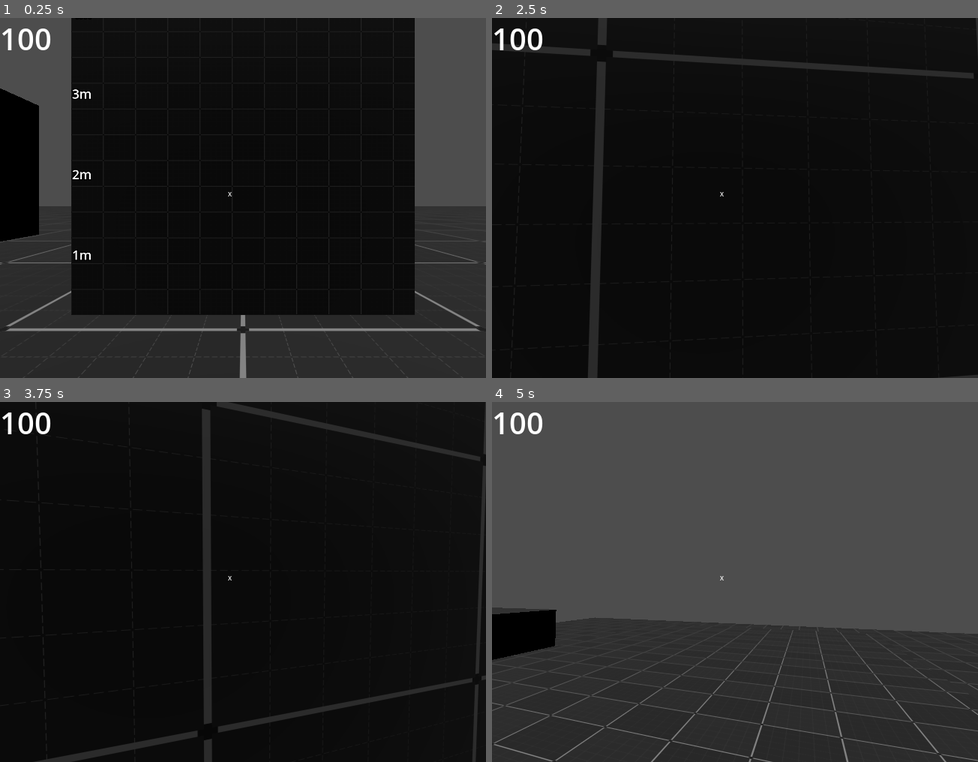
Above: before the commit, frames 1-4 (two rows, left to right).
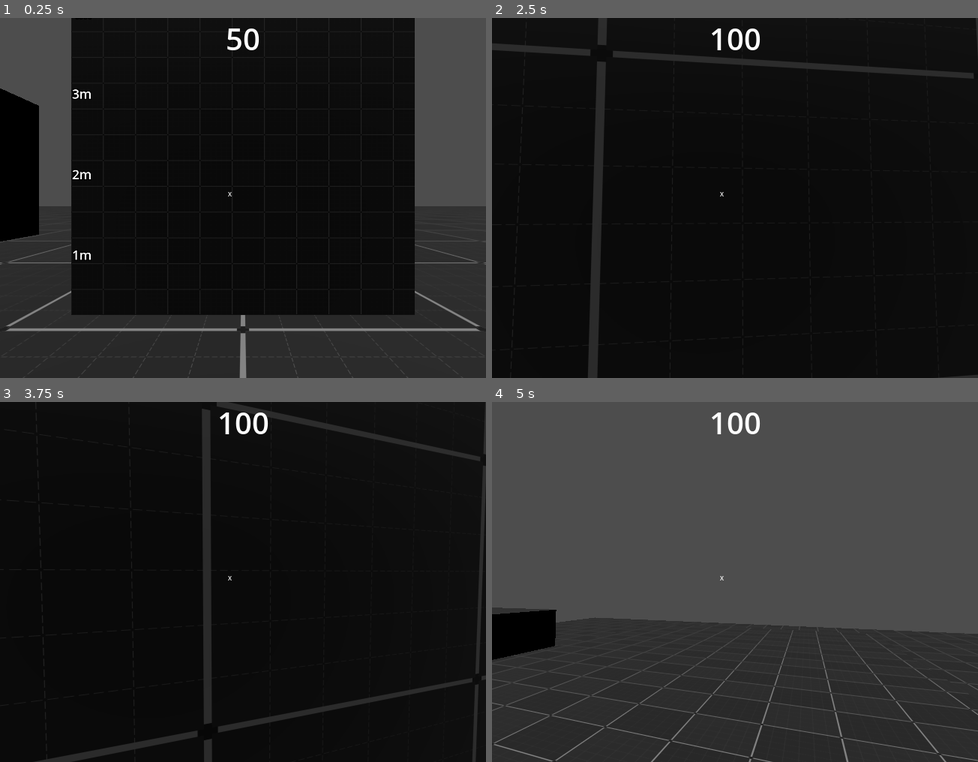
Above: after the commit, the same moments.

Repository: cdoss3/pirate-jam
Game: Godot game, scene res://testmap.tscn
Same seed, same stepped clock (60 frames per second), same inputs: the game is played once before the commit and once after it.
Inputs (mouse positions are in pixels of both pictures, inside the frame that each line leads up to):
- Up to frame 1 (0.25 s): no input
- Up to frame 2 (2.5 s): tap Enter at 0.5 s; move the mouse to (764, 198) at 0.52 s; hold W (walk_forwards) from 0.53 s (still down); tap P (test_input, bound only after the commit) at 0.6, 1.55, 2.3 s; tap Space (jump) at 0.77, 1.52 s; move the mouse to (710, 198) at 1.27 s; tap Shift (crouch) at 1.35 s; move the mouse to (744, 190) at 2.02 s; hold Ctrl (sprint) from 2.03 s (still down)
- Up to frame 3 (3.75 s): keep holding W (walk_forwards); move the mouse to (238, 589) at 2.77 s; release Ctrl (sprint) at 2.78 s; tap P (test_input, bound only after the commit) at 2.85, 3.6 s; tap Space (jump) at 3.02 s; move the mouse to (281, 585) at 3.52 s
- Up to frame 4 (5 s): keep holding W (walk_forwards); tap Space (jump) at 3.77, 4.52 s; move the mouse to (696, 578) at 4.27 s; tap Shift (crouch) at 4.35 s; tap P (test_input, bound only after the commit) at 4.55 s

The runs differ from the first frame. In frame 1, 0.5% of the frame differs, in the area x 0-54%, y 2-9%; in frame 2, 0.6%; in frame 3, 0.6%, in the area x 0-56%, y 2-9%; in frame 4, 0.6%.

Commit message:
HUD able to update based on taking damage

Diff:
--- a/project.godot
+++ b/project.godot
@@ -80,6 +80,11 @@
 "events": [Object(InputEventKey,"resource_local_to_scene":false,"resource_name":"","device":-1,"window_id":0,"alt_press …(195 unchanged characters)…
 ]
 }
+test_input={
+"deadzone": 0.2,
+"events": [Object(InputEventKey,"resource_local_to_scene":false,"resource_name":"","device":-1,"window_id":0,"alt_pressed":false,"shift_pressed":false,"ctrl_pressed":false,"meta_pressed":false,"pressed":false,"keycode":0,"physical_keycode":80,"key_label":0,"unicode":112,"location":0,"echo":false,"script":null)
+]
+}
 
 [rendering]
 
--- a/scenes/hud.gd
+++ /dev/null
@@ -1,19 +0,0 @@
-class_name HUD extends Control
-
-
-## SELF DEFINED FUNCTIONS
-func change_health(amount: int) -> void:
-	## Change the health on the HUD overlay
-	var current_health = int($PlayerHealth.text)
-	current_health += amount
-
-	if current_health < 0:
-		current_health = 0
-	if current_health > 100:
-		current_health = 100
-
-	$PlayerHealth.text = str(current_health)
-
-func _process(_delta: float):
-	#change_health(-1)
-	pass
--- a/scenes/hud.tscn
+++ b/scenes/hud.tscn
@@ -1,6 +1,6 @@
 [gd_scene load_steps=2 format=3 uid="uid://dtu0y14tfrmvc"]
 
-[ext_resource type="Script" uid="uid://bkymqhqvtcyd5" path="res://scenes/hud.gd" id="1_ahhtf"]
+[ext_resource type="Script" uid="uid://bkymqhqvtcyd5" path="res://scripts/hud.gd" id="1_ahhtf"]
 
 [node name="HUD" type="Control"]
 layout_mode = 3
@@ -13,8 +13,13 @@
 
 [node name="PlayerHealth" type="Label" parent="."]
 layout_mode = 1
-offset_right = 40.0
-offset_bottom = 23.0
+anchors_preset = 5
+anchor_left = 0.5
+anchor_right = 0.5
+offset_left = -34.0
+offset_right = 34.0
+offset_bottom = 55.0
+grow_horizontal = 2
 theme_override_font_sizes/font_size = 40
 text = "100"
 horizontal_alignment = 1
--- a/scenes/player.tscn
+++ b/scenes/player.tscn
@@ -195,19 +195,19 @@
 transform = Transform3D(-0.981912, 0.0602236, -0.179508, -0.0565486, -0.998074, -0.0255248, -0.180699, -0.0149122, 0.983425, -0.0912445, 0.931355, -0.000553297)
 
 [node name="BoneAttachment3D7" parent="dummy/Hit_Collision" index="5"]
-transform = Transform3D(0.941629, 0.025383, 0.335694, -0.0233519, -0.989827, 0.140347, 0.335841, -0.139994, -0.931457, -0.0682759, 0.526176, -0.0121068)
+transform = Transform3D(0.941629, 0.025383, 0.335694, -0.0233519, -0.989827, 0.140347, 0.335841, -0.139994, -0.931457, -0.0682758, 0.526175, -0.0121068)
 
 [node name="BoneAttachment3D8" parent="dummy/Hit_Collision" index="6"]
 transform = Transform3D(0.930326, 0.179932, -0.319559, 0.200688, -0.9791, 0.0329637, -0.306949, -0.0947988, -0.946993, 0.162546, 0.535337, 0.0534546)
 
 [node name="BoneAttachment3D9" parent="dummy/Hit_Collision" index="7"]
-transform = Transform3D(1, 0, 0, 0, 1, 0, 0, 0, 1, -4.4555e-05, 1.60075, -0.00340756)
+transform = Transform3D(1, 2.93328e-06, 2.41399e-05, -1.13687e-13, 0.992698, -0.120625, -2.43174e-05, 0.120625, 0.992698, -4.4555e-05, 1.60075, -0.00340755)
 
 [node name="BoneAttachment3D10" parent="dummy/Hit_Collision" index="8"]
 transform = Transform3D(0, 1, 0, -1, 0, 0, 0, 0, 1, 0.461625, 1.4357, -0.0617148)
 
 [node name="BoneAttachment3D11" parent="dummy/Hit_Collision" index="9"]
-transform = Transform3D(0, -1, 0, 1, 0, 0, 0, 0, 1, -0.461684, 1.43561, -0.0617139)
+transform = Transform3D(0, -1, 0, 1, 0, 0, 0, 0, 1, -0.461684, 1.43562, -0.061714)
 
 [node name="BoneAttachment3D12" parent="dummy/Hit_Collision" index="10"]
 transform = Transform3D(1, 0, 0, 0, 1, 0, 0, 0, 1, -6.75701e-08, 0.997919, 4.84474e-07)
@@ -216,7 +216,7 @@
 transform = Transform3D(0, -1, 0, 0, 0, -1, 1, 0, 0, -0.737829, 1.43559, -0.0617137)
 
 [node name="BoneAttachment3D14" parent="dummy/Hit_Collision" index="12"]
-transform = Transform3D(0, 1, 0, 0, 0, -1, -1, 0, 0, 0.73777, 1.43572, -0.0617148)
+transform = Transform3D(0, 1, 0, 0, 0, -1, -1, 0, 0, 0.73777, 1.43572, -0.0617147)
 
 [node name="BoneAttachment3D15" parent="dummy/Hit_Collision" index="13"]
 transform = Transform3D(-0.930078, -0.363205, -0.0551063, -0.0274714, -0.0808211, 0.99635, -0.366333, 0.928197, 0.0651921, -0.0483819, 0.112809, -0.0893424)
--- /dev/null
+++ b/scripts/hud.gd
@@ -0,0 +1,35 @@
+class_name HUD extends Control
+
+
+## SELF DEFINED FUNCTIONS
+func change_health(amount: int) -> void:
+	## Change the health on the HUD overlay
+	# Get currently displayed health, convert to integer, increment by amount
+	var current_health = int($PlayerHealth.text)
+	current_health += amount
+
+	# Limits to max and min health
+	if current_health < 0:
+		current_health = 0
+	if current_health > 100:
+		current_health = 100
+
+	# Push changes to text on Label Node
+	$PlayerHealth.text = str(current_health)
+
+func set_health(health_amount: int) -> void:
+	## Set player health to any integer
+	if health_amount < 0:
+		$PlayerHealth.text = "0"
+	elif health_amount > 100:
+		$PlayerHealth.text = "100"
+	else:
+		$PlayerHealth.text = str(health_amount)
+
+func _process(_delta: float):
+	#change_health(-1)
+	pass
+
+
+func _on_player_health_changed(amount) -> void:
+	change_health(amount)
--- a/scripts/player.gd
+++ b/scripts/player.gd
@@ -1,17 +1,30 @@
 class_name Player extends CharacterBody3D
 
+## SIGNALS
+signal health_changed
+
+## PLAYER INFO
+var current_health = 50
+const max_health = 100
+
+## KINEMATIC DEFAULTS
+# Forces
 @export var ACCELERATION := 3.4
 @export var FRICTION := 1
+@export var gravity := 9.81
 
+# Speeds
 @export var speed :float= 10
 @export var current_speed :float= speed
 @export var run_speed := 20
 @export var wallrun_speed = 22
 
+
+## MOUSE/KEYBOARD/INPUT
+# Mouse settings
 @export var mouse_sensitivity = 0.006
 
-@export var gravity := 9.81
-
+# Player Movement
 var jump_count = 0
 @export var max_jumps = 3
 @export var jump_impulse := 6
@@ -29,6 +42,8 @@
 
 @export var slide_slowdown := 0.1
 
+
+## NODE REFERENCES
 @onready var fsm := $StateMachine
 @onready var label := $Hud/Control/Statelabel
 @onready var camera := $FPCam
@@ -43,9 +58,18 @@
 	$Hud/Control/Velocity.hide()
 	$Hud/Control/CurrentSpeed.hide()
 
+	# Set HUD health amount to current_health
+	$"../HUD".set_health(current_health)
+
 func _process(_delta: float) -> void:
+	# Quit game on input
 	if Input.is_action_just_pressed("ui_cancel"):
 		get_tree().quit()
+	# Quick input to test player health change signals
+	if Input.is_action_just_released("test_input"):
+		change_health(20)
+		print(current_health)
+
 	update_labels()
 	hud_visibility()
 
@@ -91,3 +115,19 @@
 	$Hud/Control/Velocity.text = velotext
 
 	$Hud/Control/CurrentSpeed.text = "Current Speed: " + str(current_speed)
+
+
+## TAKE AND HANDLE DAMAGE FROM ENEMIES
+func _on_body_entered():
+	pass
+	# If damaging thing enters Area3D:
+	#	Call change health function
+
+func change_health(amount):
+	health_changed.emit(amount)
+	current_health += amount
+
+	if current_health > max_health:
+		current_health = max_health
+	if current_health < 0:
+		current_health = 0
--- a/testmap.tscn
+++ b/testmap.tscn
@@ -188,3 +188,10 @@
 doppler_tracking = 1
 
 [node name="HUD" parent="." instance=ExtResource("3_ys0t5")]
+anchors_preset = 5
+anchor_left = 0.5
+anchor_right = 0.5
+anchor_bottom = 0.0
+grow_vertical = 1
+
+[connection signal="health_changed" from="Player" to="HUD" method="_on_player_health_changed"]
Renamed: scenes/hud.gd.uid -> scripts/hud.gd.uid
